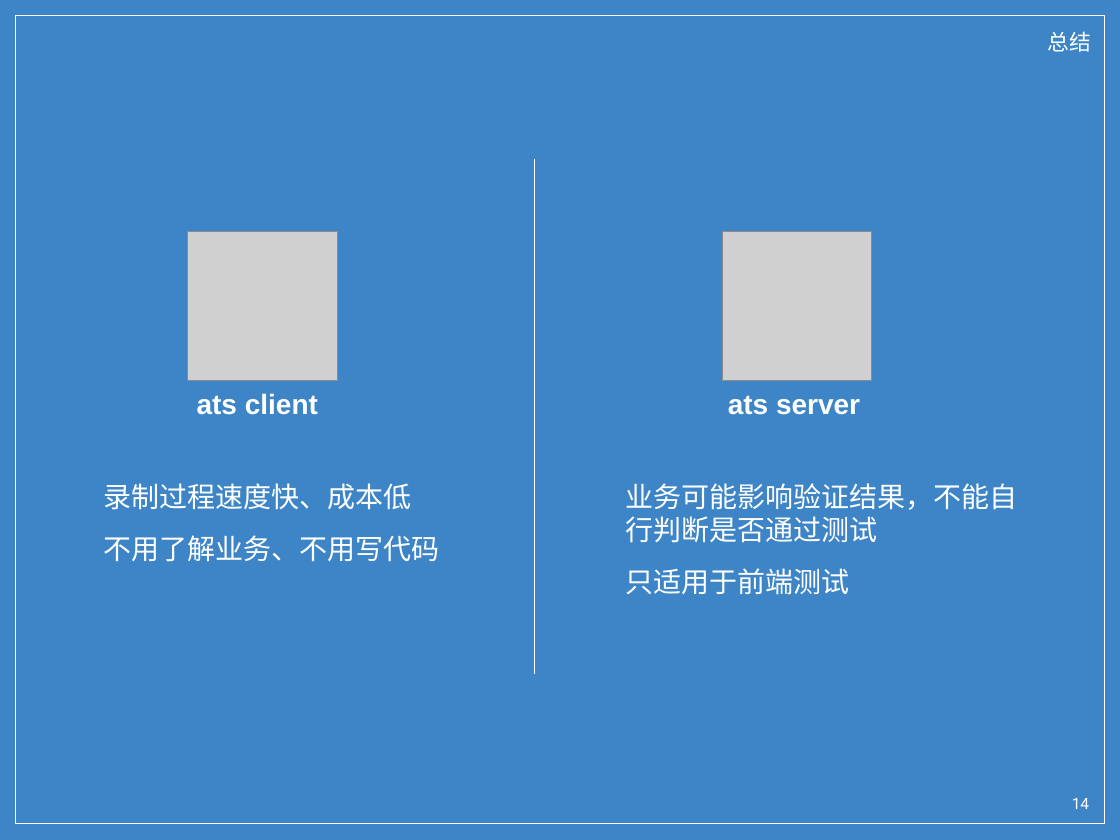
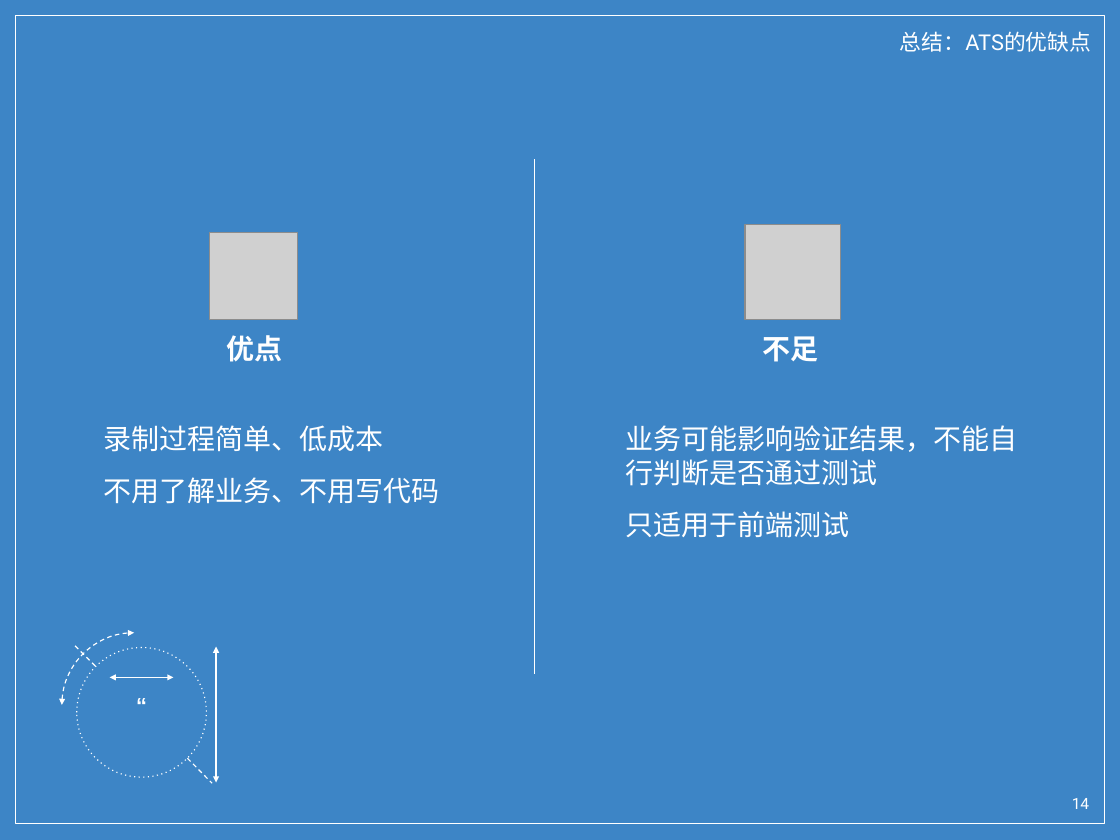
Before and after one commit to wu0792/ats_client, a slide deck: slide 14 of ext/share.pptx. Drawn at 1120x840 pixels with LibreOffice and Linux fonts; fonts in the diff are those of the drawing; grey boxes stand for pictures; background and template pictures are left out. Boxes give left, top, right and bottom in pixels: in the first picture for what was removed or moved away, otherwise in the second. Text is boxed around its words. In the diff, an @@ line names an element or a change of style, - is before the commit and + after.

Commit message:
ppt

```diff
--- a/ext/share.pptx
+++ b/ext/share.pptx
@@ text at (900,31,1091,52): text changed @@
-总结
+总结：ATS的优缺点
@@ picture: place and size @@
-picture at (188,232,337,381)
+picture at (209,232,297,319)
@@ picture: place and size @@
-picture at (722,232,871,381)
+picture at (745,224,840,319)
@@ text at (226,335,282,362): text changed @@
-ats client
+优点
@@ text at (763,336,819,362): text changed @@
-ats server
+不足
@@ text "录制过程简单、低成本": place and size @@
-text "录制过程简单、低成本" at (103,483,439,562)
+text "录制过程简单、低成本" at (103,425,439,504)
@@ text "业务可能影响验证结果，不能自行判断是否通过测试": place and size @@
-text "业务可能影响验证结果，不能自行判断是否通过测试" at (626,483,1018,595)
+text "业务可能影响验证结果，不能自行判断是否通过测试" at (626,425,1018,538)
@@ text at (103,425,383,452): text changed @@
-录制过程速度快、成本低
+录制过程简单、低成本
@@ group added at (62,633,216,783): 2 lines, 2 double arrows, 1 ellipse, 1 arc (boxed as its full ellipse), 1 text @@
+“
```
Also in this commit, not shown: 9 other slides changed, 30 slides removed.
